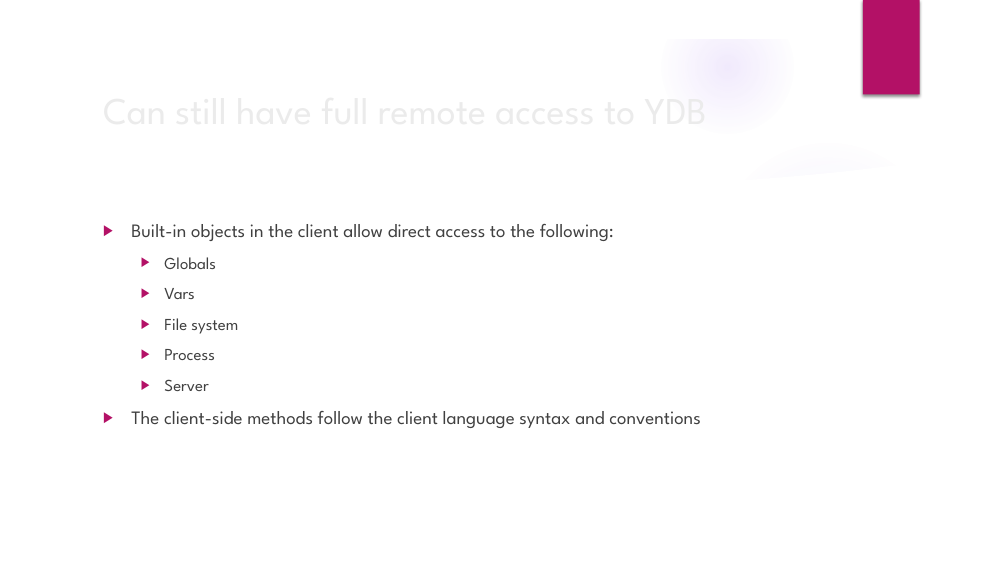
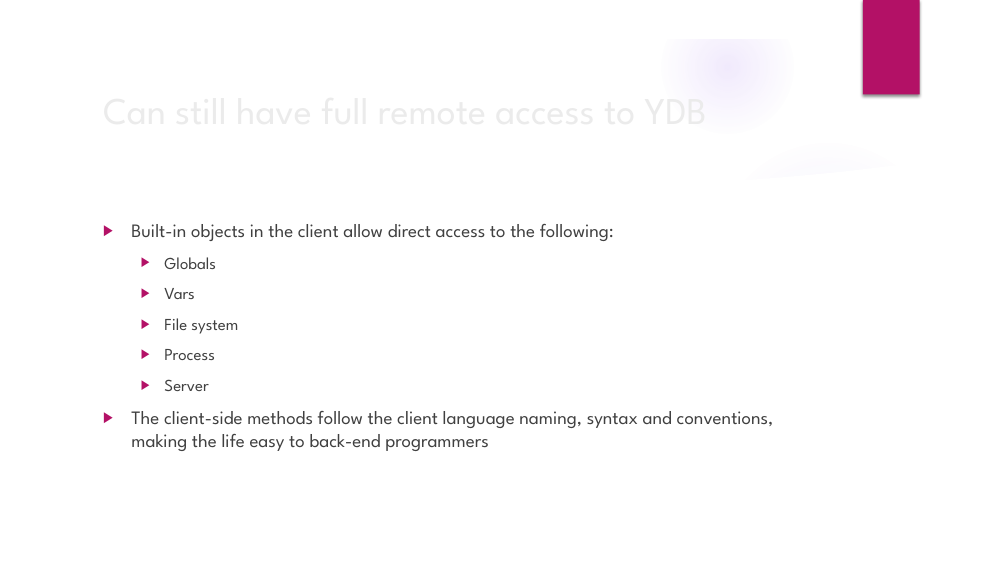
Before and after one commit to mind4yottadb/mind-server, a slide deck: slide 11 of docs/slides/def1.pptx. Drawn at 1008x567 pixels with LibreOffice and Linux fonts; fonts in the diff are those of the drawing; background and template pictures are left out. Boxes give left, top, right and bottom in pixels: in the first picture for what was removed or moved away, otherwise in the second. Text is boxed around its words. In the diff, an @@ line names an element or a change of style, - is before the commit and + after.

```diff
--- a/docs/slides/def1.pptx
+++ b/docs/slides/def1.pptx
@@ text at <box>131,411,774,451</box>: text changed @@
-▶ The client-side methods follow the client language syntax and conventions
+▶ The client-side methods follow the client language naming, syntax and conventions, making the life easy to back-end programmers
```
Also in this commit, not shown: 3 other slides changed, 1 slide added.
